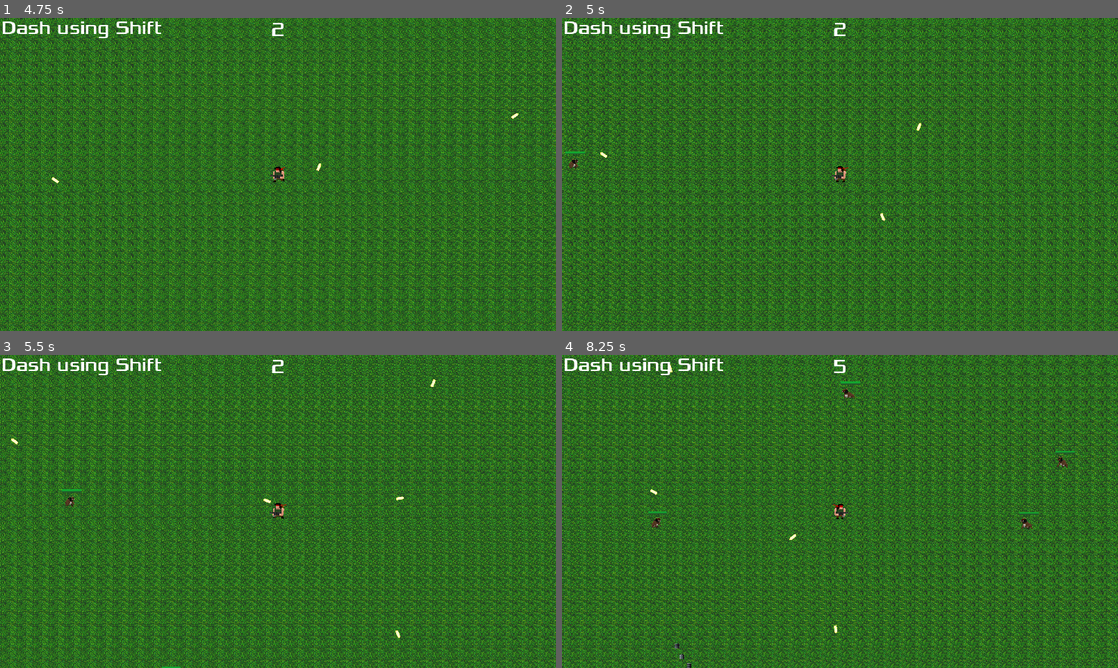
Above: before the commit, frames 1-4 (two rows, left to right).
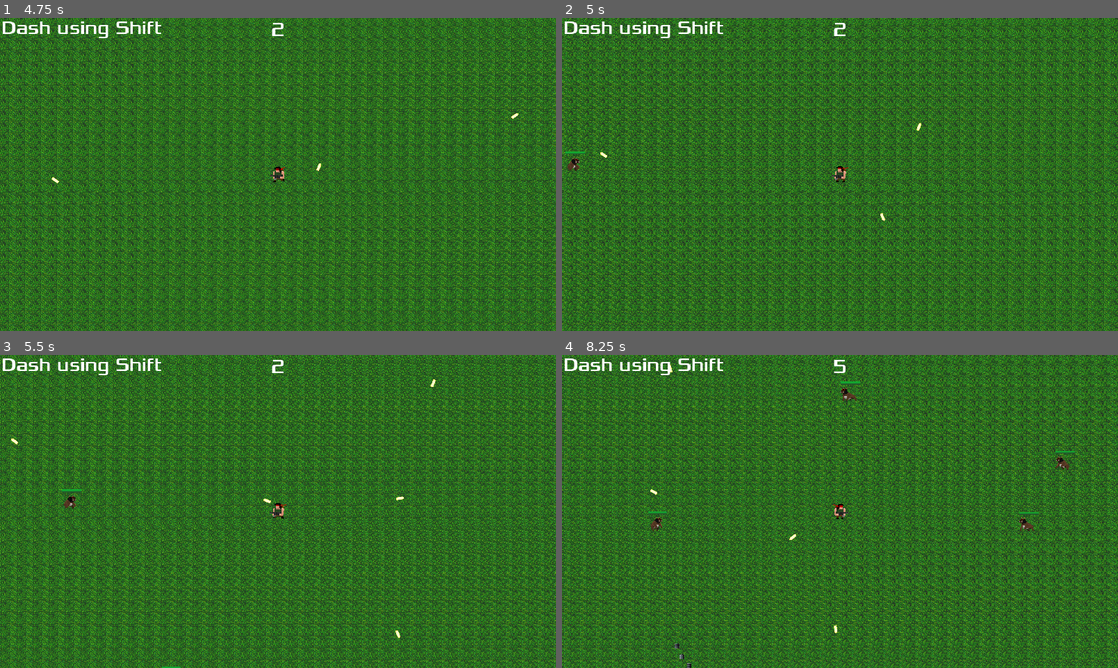
Above: after the commit, the same moments.

Repository: IvanovDenya/SurviveBros
Game: Godot game, scene res://menu/menu.tscn
Same seed, same stepped clock (60 frames per second), same inputs: the game is played once before the commit and once after it. Sound files missing from this copy of the repository are replaced by a short silence.
Inputs:
- Up to frame 1 (4.75 s): click "START" at 0.5 s; tap Enter at 1.25 s; hold D (move_right) 1.28-2.03 s; hold Shift (player_dash) 1.28-2.03 s; hold S (move_down) 2.03-2.78 s; tap Shift (player_dash) at 2.1, 3.6 s; hold D (move_right) 2.78-3.53 s; hold Shift (player_dash) 2.78-3.53 s; hold W (move_up) 3.53-4.28 s; hold A (move_left) from 4.28 s (still down); hold Shift (player_dash) from 4.28 s (still down)
- Up to frame 2 (5 s): keep holding A (move_left); keep holding Shift (player_dash)
- Up to frame 3 (5.5 s): keep holding A (move_left); release Shift (player_dash) at 5.03 s; tap Shift (player_dash) at 5.1 s
- Up to frame 4 (8.25 s): release A (move_left) at 5.78 s; hold S (move_down) 5.78-6.53 s; hold Shift (player_dash) 5.78-6.53 s; hold D (move_right) 6.53-7.28 s; tap Shift (player_dash) at 6.6, 8.1 s; hold W (move_up) 7.28-8.03 s; hold Shift (player_dash) 7.28-8.03 s; hold D (move_right) from 8.03 s (still down)

Frame 1 is identical in both runs. In frame 2, less than 0.1% of the frame differs, in the area x 1-4%, y 44-49%; in frame 3, less than 0.1%; in frame 4, 0.2%, in the area x 15-92%, y 10-57%.

Commit message:
Update mob.tscn

Diff:
--- a/units/mob.tscn
+++ b/units/mob.tscn
@@ -75,14 +75,13 @@
 collision_layer = 4
 collision_mask = 13
 mass = 50.0
-lock_rotation = true
 max_contacts_reported = 2
 contact_monitor = true
 script = ExtResource("1_ebpeh")
 
 [node name="AnimatedSprite2D" type="AnimatedSprite2D" parent="."]
 position = Vector2(-6, -10)
-scale = Vector2(2, 2)
+scale = Vector2(2.5, 2.5)
 sprite_frames = SubResource("SpriteFrames_x1lww")
 animation = &"walk"
 frame_progress = 0.955569
@@ -101,7 +100,7 @@
 [node name="CollisionPolygon2D" type="CollisionPolygon2D" parent="."]
 position = Vector2(-9.2883, 1.16053)
 scale = Vector2(0.988782, 0.960526)
-polygon = PackedVector2Array(-13, 18, 25, 18, 25, -20, 10, -20, -14, 4)
+polygon = PackedVector2Array(-19.9353, 27.9425, -19.9353, 6.07945, -14.8786, 6.07945, 10.405, -22.0301, 23.5525, -22.0301, 31.6433, -13.7014, 31.6433, -3.29042, 23.5525, -3.29042, 23.5525, 9.20274, 28.6092, 16.4904, 28.6092, 27.9425, 23.5525, 27.9425)
 
 [connection signal="body_entered" from="." to="." method="_on_body_entered"]
 [connection signal="hp_zero" from="HpController" to="." method="_on_hp_controller_hp_zero"]
